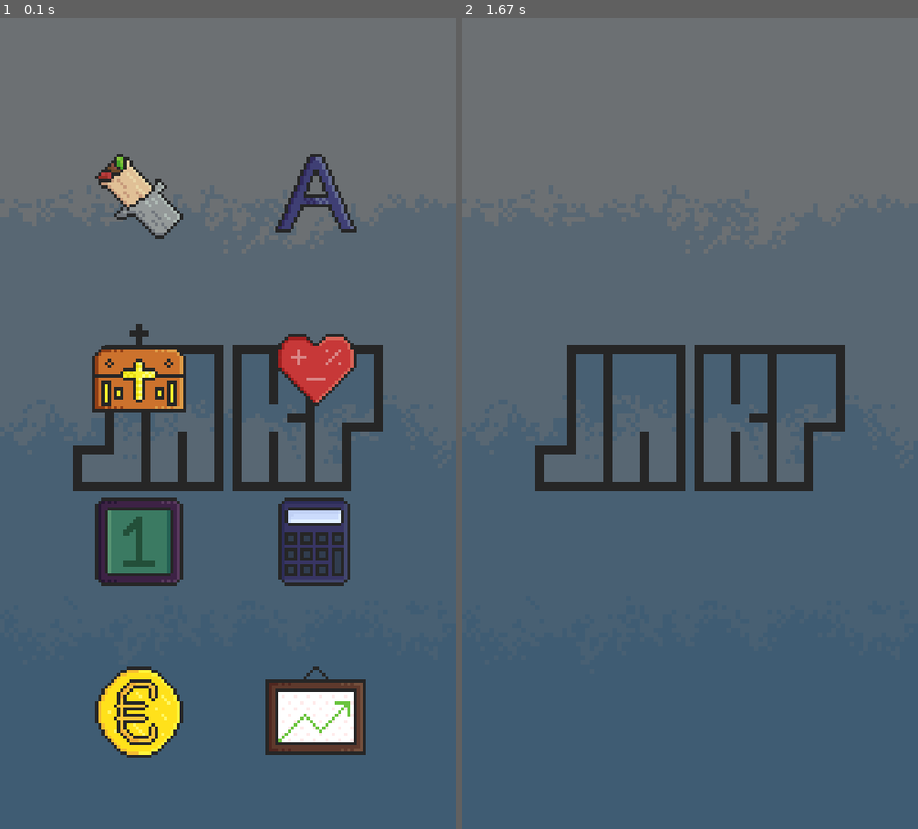
Above: before the commit, frames 1-2 (left to right).
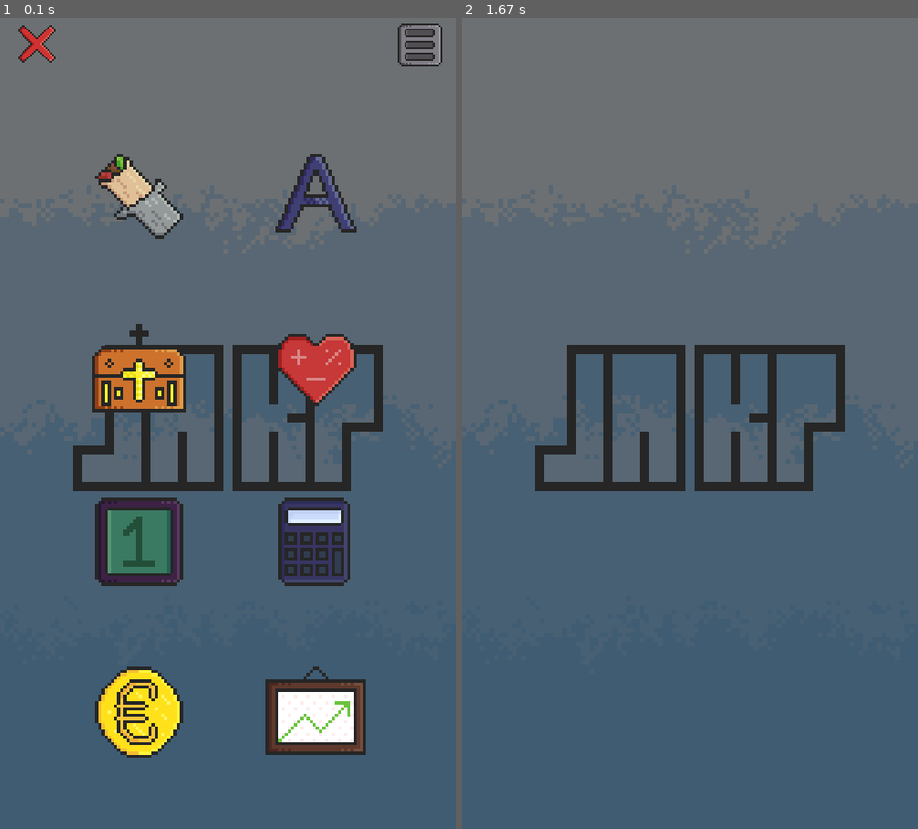
Above: after the commit, the same moments.

Repository: MichalRybecky/JAKP
Game: pygame game, started from main.py
Same seed, same stepped clock (60 frames per second), same inputs: the game is played once before the commit and once after it.
Inputs (mouse positions are in pixels of both pictures, inside the frame that each line leads up to):
- Up to frame 1 (0.1 s): no input
- Up to frame 2 (1.67 s): click (598, 196) at 0.38 s

The runs differ from the first frame. In frame 1, 0.5% of the frame differs, in the area x 4-97%, y 0-6%; in frame 2, nothing differs.

Commit message:
Pridanie X a Menu ikon a buttonov, X uz funguje

Diff:
--- a/main.py
+++ b/main.py
@@ -36,6 +36,9 @@
         B_MENY = pygame.Rect((WIDTH_H - ICON_SIZE_H) // 2, HEIGHT_H * 3 // 2 + 40, ICON_SIZE, ICON_SIZE)
         B_STOCKS = pygame.Rect((WIDTH_H - ICON_SIZE_H) // 2 * 3, HEIGHT_H * 3 // 2 + 40, ICON_SIZE, ICON_SIZE)
 
+        B_X = pygame.Rect(10, 10, 60, 60)
+        B_MENU = pygame.Rect(WIDTH - 60 - 10, 10, 60, 60)
+
         # ICONS
         WIN.blit(KEBAB, ((WIDTH_H - ICON_SIZE_H) // 2, HEIGHT_H // 3))
         WIN.blit(A_SORT, ((WIDTH_H - ICON_SIZE_H) // 2 * 3, HEIGHT_H // 3))
@@ -45,6 +48,9 @@
         WIN.blit(CALCUL, ((WIDTH_H - ICON_SIZE_H) // 2 * 3, HEIGHT_H + ICON_SIZE - 30))
         WIN.blit(MENY, ((WIDTH_H - ICON_SIZE_H) // 2, HEIGHT_H * 3 // 2 + 40))
         WIN.blit(STOCKS, ((WIDTH_H - ICON_SIZE_H) // 2 * 3, HEIGHT_H * 3 // 2 + 40))
+
+        WIN.blit(X, (10, 10))
+        WIN.blit(MENU, (WIDTH - 60 - 10, 10))
 
         # LABELS
         # label_kebab = main_font.render("Kebab", 1, (10, 10, 10))
@@ -77,6 +83,10 @@
                 meny_app()
             elif B_STOCKS.collidepoint(pos_x, pos_y):
                 print("STOCKS")
+            elif B_MENU.collidepoint(pos_x, pos_y):
+                print("MENU")
+            elif B_X.collidepoint(pos_x, pos_y):
+                run = False
 
         pygame.display.update()
         for event in pygame.event.get():
